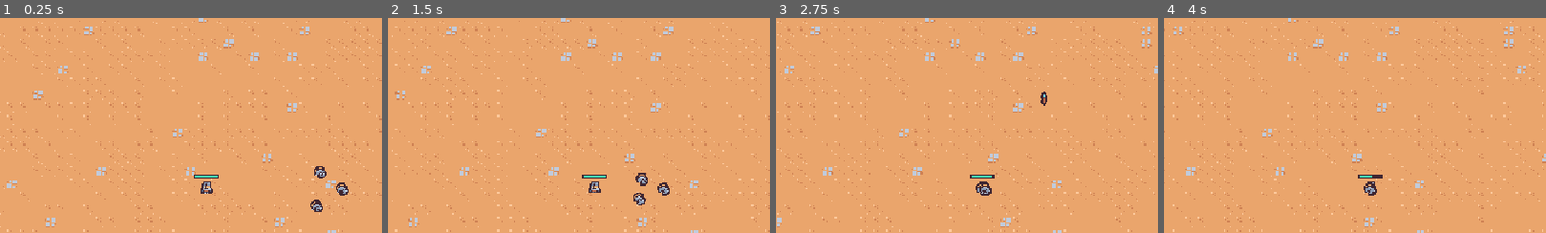
Above: before the commit, frames 1-4 (left to right).
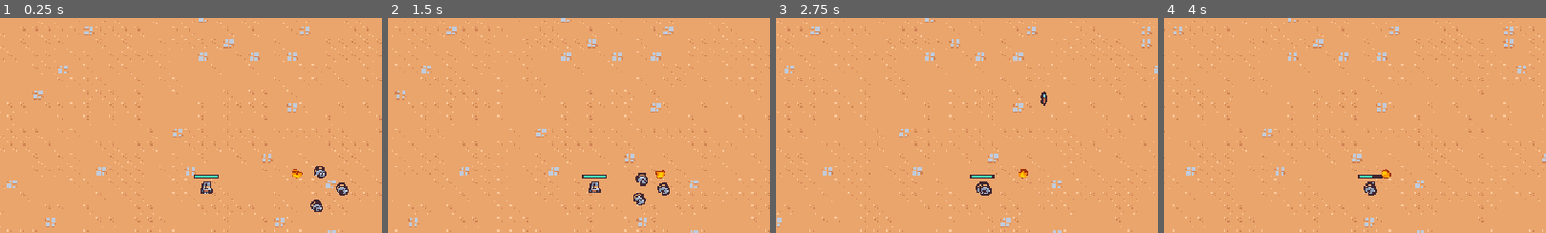
Above: after the commit, the same moments.

Repository: DaZang/godot-wild-jam-82-unseen
Game: Godot game, scene res://main.tscn
Two runs of this game, one before a commit and one after it. Both use one fixed random seed, a clock stepped at 60 frames per second and the inputs below.
Inputs (mouse positions are % of the whole screen's width and height, from its top left):
- Up to frame 1 (0.25 s): no input
- Up to frame 2 (1.5 s): move the mouse to (72, 45) at 0.52 s; press the mouse at (72, 45) at 0.53 s; move the mouse to (30, 55) at 1.27 s; release the mouse at (30, 55) at 1.28 s; click (30, 55) at 1.35 s
- Up to frame 3 (2.75 s): move the mouse to (60, 28) at 2.02 s; press the mouse at (60, 28) at 2.03 s
- Up to frame 4 (4 s): move the mouse to (45, 70) at 2.77 s; release the mouse at (45, 70) at 2.78 s; click (45, 70) at 2.85 s; move the mouse to (80, 65) at 3.52 s; press the mouse at (80, 65) at 3.53 s
The pictures show only the part of the screen within x 23-73%, y 9-59%; the shares and areas given below are measured in that part.

The runs differ from the first frame. In frame 1, less than 0.1% of the frame differs, in the area x 76-80%, y 70-75%; in frame 2, less than 0.1%; in frame 3, less than 0.1%, in the area x 63-66%, y 70-75%; in frame 4, less than 0.1%.

Commit message:
🍱 add fire shader

Diff:
--- a/environments/level.tscn
+++ b/environments/level.tscn
@@ -8,6 +8,7 @@
 [ext_resource type="PackedScene" uid="uid://dwiphkghmc054" path="res://entities/enemies/rat_enemy.tscn" id="5_kmher"]
 [ext_resource type="PackedScene" uid="uid://dp11k3jdjlbum" path="res://entities/spell_manager.tscn" id="5_uqs87"]
 [ext_resource type="PackedScene" uid="uid://dnnc47m4834vj" path="res://environments/finish_level_area.tscn" id="8_eb0c7"]
+[ext_resource type="PackedScene" uid="uid://dssxhih88jjmq" path="res://shader_test.tscn" id="9_jdiad"]
 
 [node name="Level" type="Node2D" groups=["environments"]]
 script = ExtResource("1_xk8d6")
@@ -41,3 +42,6 @@
 
 [node name="FinishLevelArea" parent="." instance=ExtResource("8_eb0c7")]
 position = Vector2(1654, 338)
+
+[node name="Node2D" parent="." instance=ExtResource("9_jdiad")]
+position = Vector2(662, 306)
--- /dev/null
+++ b/generic_resources/shaders/2d_fire.gdshader
@@ -0,0 +1,37 @@
+/*
+CC0 license
+Original shader from Fubucci – https://www.febucci.com/2019/05/fire-shader/
+Converted to Godot Shader Language by Godot Shaders - godotshaders.com/shader/2D-fire/
+*/
+
+shader_type canvas_item;
+
+uniform sampler2D noise_tex : repeat_enable;
+uniform sampler2D gradient_tex;
+
+uniform vec4 brighter_color : source_color = vec4(1.0, 0.8, 0.0, 1.0);
+uniform vec4 middle_color : source_color  = vec4(1.0, 0.56, 0.0, 1.0);
+uniform vec4 darker_color : source_color  = vec4(0.64, 0.2, 0.05, 1.0);
+
+uniform float spread : hint_range(0.0, 1.0) = 0.5;
+
+void fragment()
+{
+
+	float noise_value = texture(noise_tex, UV + vec2(0.0, TIME)).x ;
+	// The .yx swizzle is when using the built in horizontal gradient texture. If you have a vertical gradient texture remove .yx
+	float gradient_value = texture(gradient_tex, UV.yx).x;
+
+	gradient_value -= smoothstep(spread, spread + 0.5, length(UV + vec2(-0.5, -0.5)) / spread);
+
+	float step1 = step(noise_value, gradient_value);
+	float step2 = step(noise_value, gradient_value - 0.2);
+	float step3 = step(noise_value, gradient_value - 0.4);
+
+	vec3 bd_color = mix(brighter_color.rgb, darker_color.rgb, step1 - step2);
+
+	vec4 color = vec4(bd_color, step1);
+	color.rgb = mix(color.rgb, middle_color.rgb, step2 - step3);
+
+	COLOR = color;
+}
--- /dev/null
+++ b/shader_test.tscn
@@ -0,0 +1,37 @@
+[gd_scene load_steps=8 format=3 uid="uid://dssxhih88jjmq"]
+
+[ext_resource type="Shader" uid="uid://bcopouw8bu8dq" path="res://generic_resources/shaders/2d_fire.gdshader" id="1_s37jj"]
+
+[sub_resource type="Gradient" id="Gradient_s37jj"]
+
+[sub_resource type="GradientTexture2D" id="GradientTexture2D_li7c4"]
+gradient = SubResource("Gradient_s37jj")
+
+[sub_resource type="Gradient" id="Gradient_li7c4"]
+colors = PackedColorArray(0, 0, 0, 1, 0.66437, 0.66437, 0.66437, 1)
+
+[sub_resource type="FastNoiseLite" id="FastNoiseLite_h5org"]
+frequency = 0.0162
+domain_warp_enabled = true
+
+[sub_resource type="NoiseTexture2D" id="NoiseTexture2D_h5org"]
+width = 128
+height = 128
+color_ramp = SubResource("Gradient_li7c4")
+noise = SubResource("FastNoiseLite_h5org")
+
+[sub_resource type="ShaderMaterial" id="ShaderMaterial_li7c4"]
+shader = ExtResource("1_s37jj")
+shader_parameter/noise_tex = SubResource("NoiseTexture2D_h5org")
+shader_parameter/gradient_tex = SubResource("GradientTexture2D_li7c4")
+shader_parameter/brighter_color = Color(1, 0.8, 0, 1)
+shader_parameter/middle_color = Color(1, 0.56, 0, 1)
+shader_parameter/darker_color = Color(0.64, 0.2, 0.05, 1)
+shader_parameter/spread = 0.557
+
+[node name="Node2D" type="Node2D"]
+
+[node name="ColorRect" type="ColorRect" parent="."]
+material = SubResource("ShaderMaterial_li7c4")
+offset_right = 16.0
+offset_bottom = 16.0
Not shown: 1 places in environments/level.tscn that only renumber resources
Not shown, added: generic_resources/shaders/2d_fire.gdshader.uid
